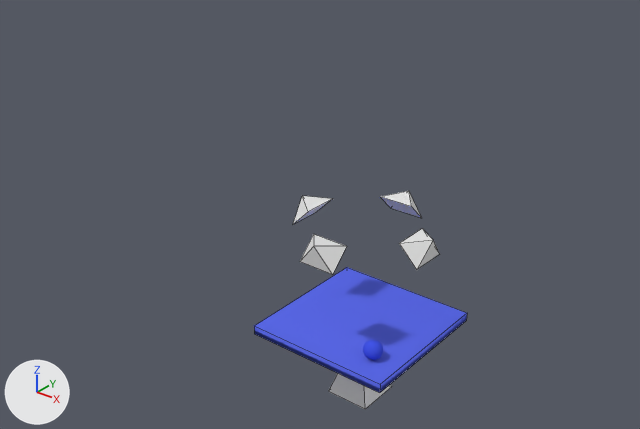
An edit to the Blender file blender/main.blend, drawn before and after from the same camera.
Rendered twice from a 50 mm lens placed at (46.1, -64.7, 50.6), pointed at (-5.2, -0.5, 10.9). Lighting does not change. The marker at lower left points along +X, +Y and +Z. Mesh edges are drawn as thin lines on the coarser meshes.

The first picture shows 'Plane', 'def_rcam', 'rcam.001', 'rcam.002', 'rcam.003', 'rcam.004'.
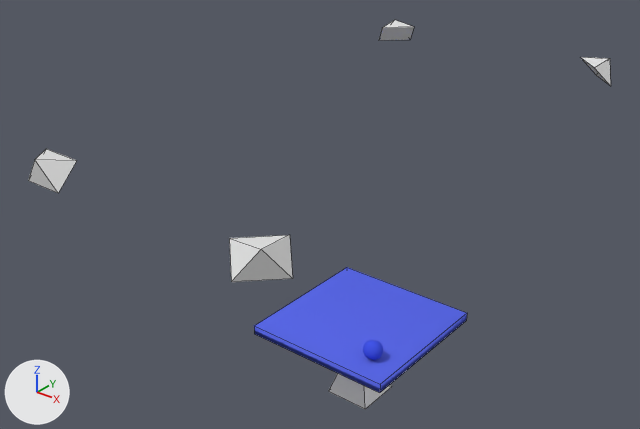
Where the change shows, as pixel boxes (x1, y1, x2, y2) in the pictures (640 x 429 px):
'rcam.003', moved, turned: before (293, 196, 332, 224); after (229, 235, 293, 282)
'rcam.004', moved: before (300, 234, 347, 274); after (28, 149, 77, 193)
'rcam.001', moved, turned: before (399, 229, 439, 270); after (580, 57, 611, 86)
'rcam.002', moved, turned: before (380, 191, 422, 218); after (379, 20, 414, 40)

Diff of the bpy script that builds the scene:
```diff
--- a/blender/main.blend.py
+++ b/blender/main.blend.py
@@ ob_rcam_001 @@
 ob_rcam_001 = bpy.data.objects.new('rcam.001', me_rcam_001)
-ob_rcam_001.location = (8.0, 0.0, 12.0)
-ob_rcam_001.rotation_euler = (0.785, 0.0, 1.571)  # degrees (45, 0, 90)
+ob_rcam_001.location = (12.0, 28.0, 24.0)
+ob_rcam_001.rotation_euler = (0.785, 0.0, 2.356)  # degrees (45, 0, 135)
 ob_rcam_001.scale = (0.8, 0.6, 0.25)
@@ ob_rcam_002 @@
 ob_rcam_002 = bpy.data.objects.new('rcam.002', me_rcam_002)
-ob_rcam_002.location = (0.0, 8.0, 12.0)
-ob_rcam_002.rotation_euler = (0.785, 0.0, 3.142)  # degrees (45, 0, 180)
+ob_rcam_002.location = (-16.0, 28.0, 24.0)
+ob_rcam_002.rotation_euler = (0.785, 0.0, 3.927)  # degrees (45, 0, 225)
 ob_rcam_002.scale = (0.8, 0.6, 0.25)
@@ ob_rcam_003 @@
 ob_rcam_003 = bpy.data.objects.new('rcam.003', me_rcam_003)
-ob_rcam_003.location = (-8.0, 0.0, 12.0)
-ob_rcam_003.rotation_euler = (0.785, 0.0, 4.712)  # degrees (45, 0, 270)
+ob_rcam_003.location = (12.0, -28.0, 24.0)
+ob_rcam_003.rotation_euler = (0.785, 0.0, 0.785)  # degrees (45, 0, 45)
 ob_rcam_003.scale = (0.8, 0.6, 0.25)
@@ ob_rcam_004 @@
 ob_rcam_004 = bpy.data.objects.new('rcam.004', me_rcam_004)
-ob_rcam_004.location = (0.0, -8.0, 12.0)
+ob_rcam_004.location = (-12.0, -28.0, 24.0)
 ob_rcam_004.rotation_euler = (0.785, 0.0, 0.0)  # degrees (45, 0, 0)
```
